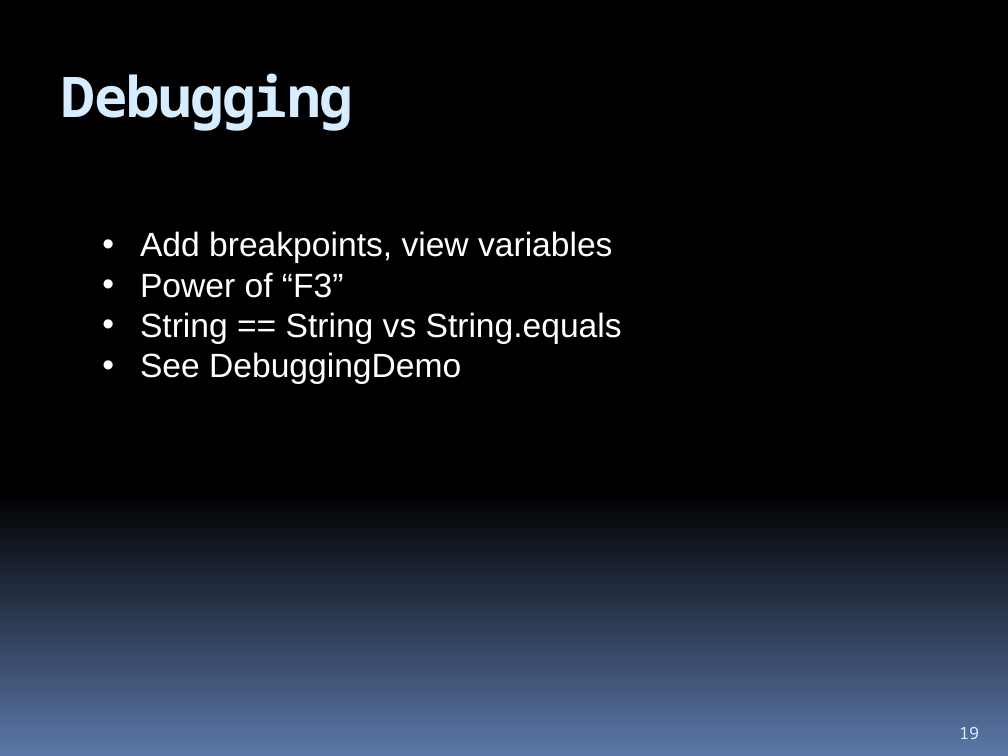
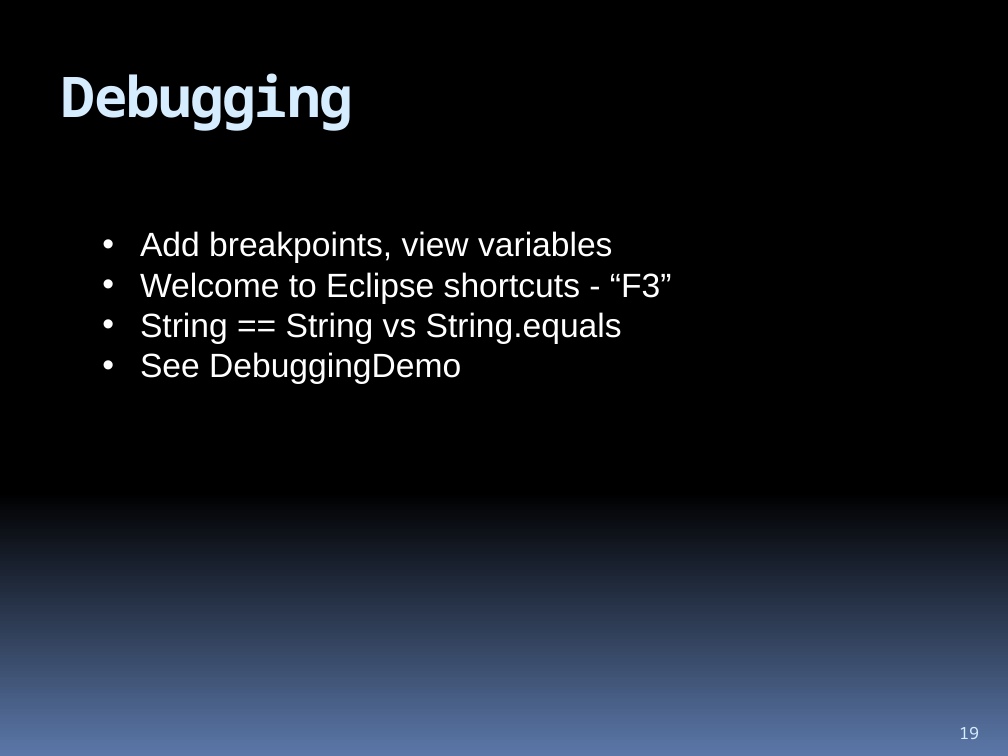
Before and after one commit to hchan/comp2613, a slide deck: slide 19 of coursePresentation.pptx. Drawn at 1008x756 pixels with LibreOffice and Linux fonts; fonts in the diff are those of the drawing. Boxes give left, top, right and bottom in pixels: in the first picture for what was removed or moved away, otherwise in the second. Text is boxed around its words. In the diff, an @@ line names an element or a change of style, - is before the commit and + after.

```diff
--- a/coursePresentation.pptx
+++ b/coursePresentation.pptx
@@ text at (x1=140, y1=272, x2=672, y2=304): text changed @@
-• Power of “F3”
+• Welcome to Eclipse shortcuts - “F3”
```
Also in this commit, not shown: 2 other slides changed, 1 slide added, 1 slide removed, 1 other file.
